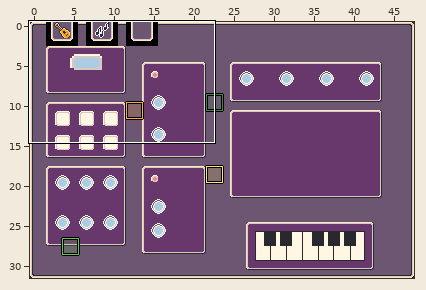
LDtk project -- tiny-cli/src/main/resources/sfx/sfx-editor.ldtk. Above, an overview of the earlier version with the close-up marked.
Close-up. The starting point:
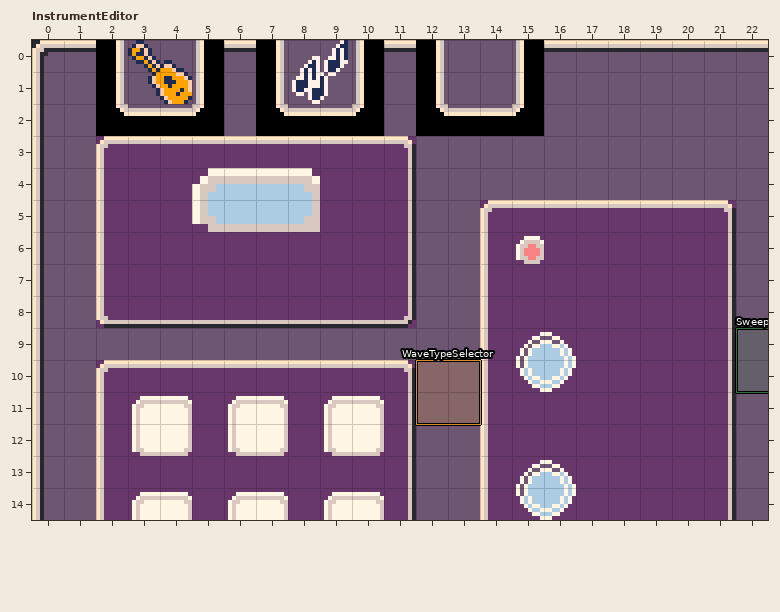
Cells are 8x8 px. Shown: InstrumentEditor x 0..22, y 0..14. The commit also changed other parts of the map, which this record leaves out.
After the commit:
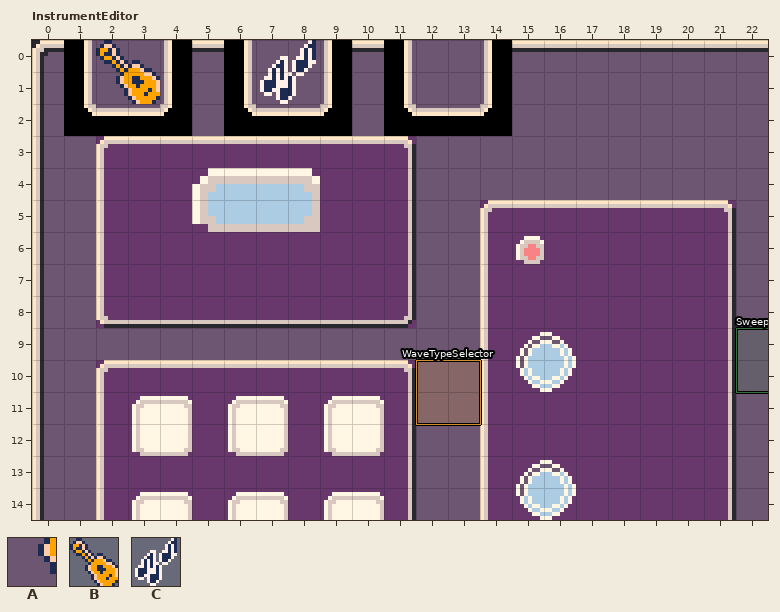
Key: from "Menu": A 1; from "Spritesheet_16x16": B 81, C 82.
_ is an empty cell, . an unchanged one.
Objects are placed by their top-left corner, in cells (3,4 is the top-left corner of cell 3,4); size is 1x1 cell unless given.
The commit says: Bug fix and prepare to save/export for the sfx editor
Edits made:
--- layer "Menu"
@@ x 1..15 @@
- 0 _...A_...A_...A
- 1 _...A_...A_...A
- 2 _...A_...A_...A
+ 0 A..._A..._A..._
+ 1 A..._A..._A..._
+ 2 A..._A..._A..._
--- layer "Widgets"
-B "ModeButton" at 3,0 size 2x2
+B "ModeButton" at 2,0 size 2x2
-C "ModeButton" at 8,0 size 2x2
+C "ModeButton" at 7,0 size 2x2
